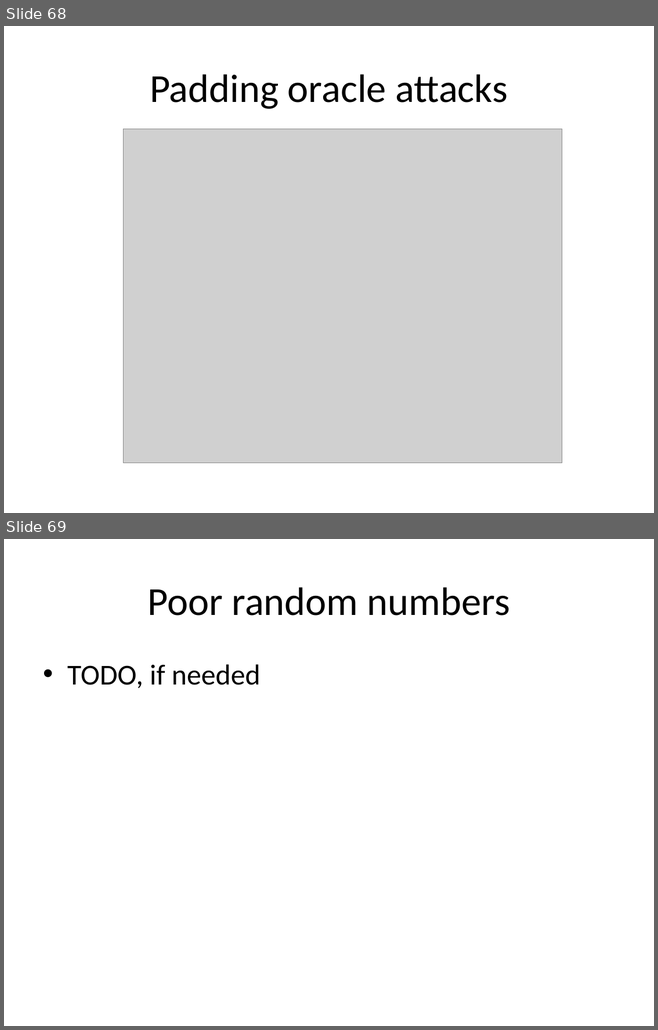
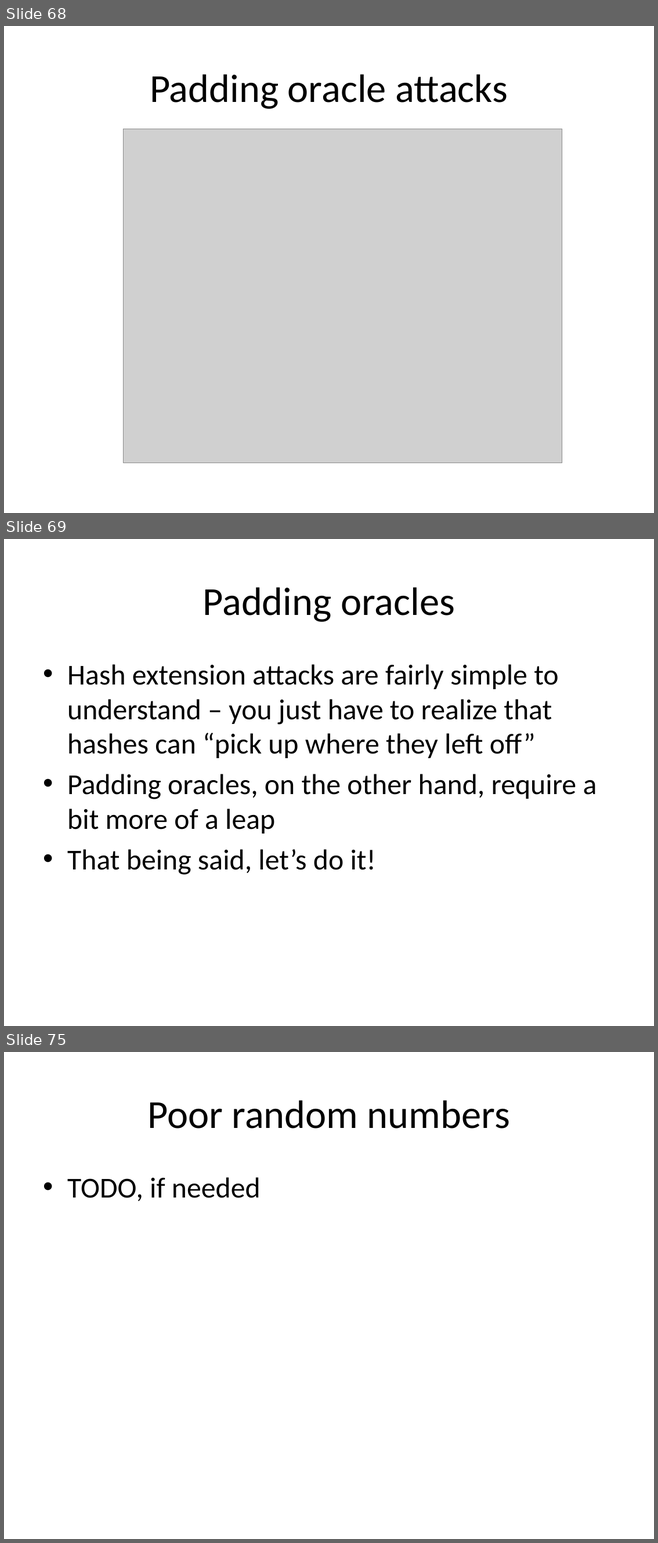
Before and after one commit to iagox86/2013-02-Shmoocon-talk, a slide deck: Shmoocon.pptx. Shown one above the other, each under a label of ours: slides 68 and 69 before the commit, slides 68, 69 and 75 after it; the slides between them are not shown. The pictures are 658x1030 and 658x1543 pixels, drawn with LibreOffice and Linux fonts; fonts in the diff are those of the drawing; grey boxes stand for pictures. Boxes give left, top, right and bottom in pixels: in the first picture for what was removed or moved away, otherwise in the second. Text is boxed around its words. In the diff, an @@ line names an element or a change of style, - is before the commit and + after.

Commit message:
Started working on Padding Oracle slides

```diff
--- a/Shmoocon.pptx
+++ b/Shmoocon.pptx
@@ slide 69 added at bbox=[4, 539, 654, 1026], background #FFFFFF @@
@@ title added at bbox=[202, 587, 455, 622], 44 pt, text #000000 @@
+Padding oracles
@@ text added at bbox=[67, 664, 597, 875], 32 pt, text #000000 @@
+• Hash extension attacks are fairly simple to understand – you just have to realize that hashes can “pick up where they left off”
+• Padding oracles, on the other hand, require a bit more of a leap
+• That being said, let’s do it!
@@ what was slide 69 is now slide 75 @@
```
Also in this commit, not shown: 5 other slides added, 1 other file.
